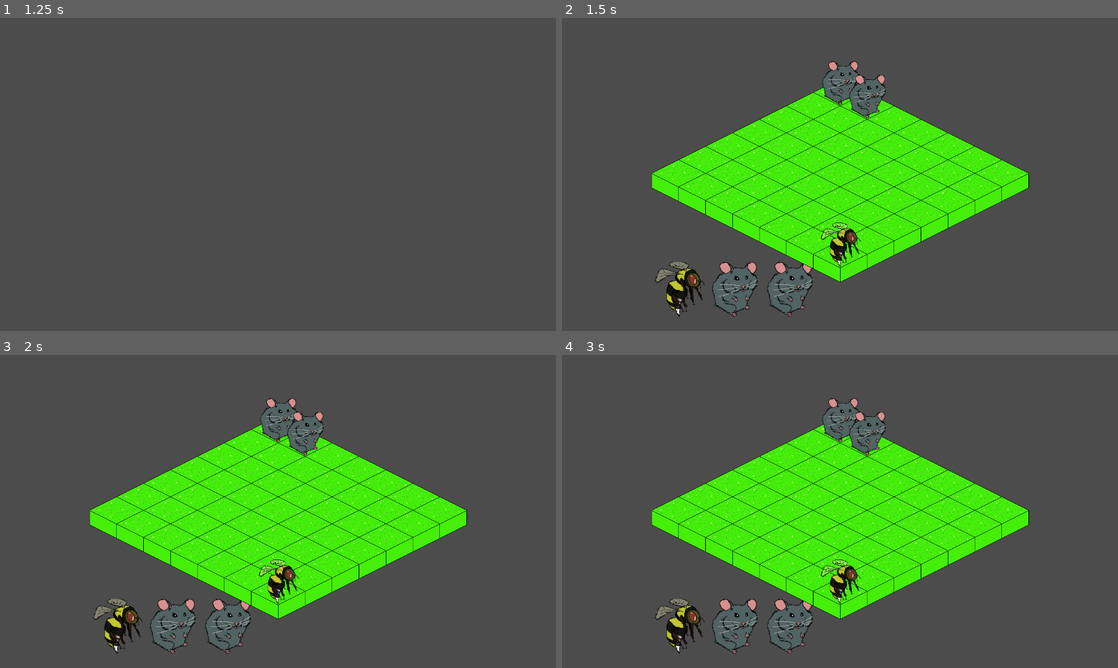
Above: before the commit, frames 1-4 (two rows, left to right).
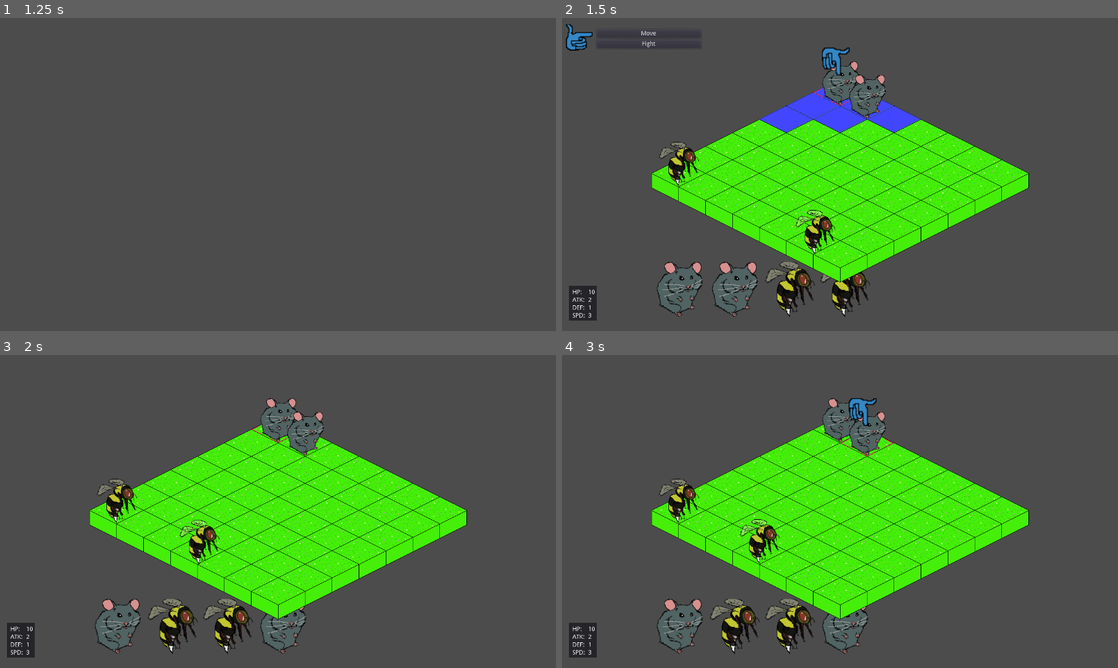
Above: after the commit, the same moments.

Repository: miishin/miipd
Game: Godot game, scene res://assets/scenes/main_menu.tscn
Same seed, same stepped clock (60 frames per second), same inputs: the game is played once before the commit and once after it.
Inputs (mouse positions are in pixels of both pictures, inside the frame that each line leads up to):
- Up to frame 1 (1.25 s): click "Start" at 0.5 s
- Up to frame 2 (1.5 s): tap Enter at 1.25 s; move the mouse to (962, 158) at 1.27 s; hold Right (ui_right) from 1.28 s (still down); hold Space (ui_select) from 1.28 s (still down); click (962, 158) at 1.42 s
- Up to frame 3 (2 s): keep holding Right (ui_right); keep holding Space (ui_select); tap Z (ui_accept) at 1.52, 1.55, 1.82 s
- Up to frame 4 (3 s): release Right (ui_right) at 2 s; release Space (ui_select) at 2 s; drag from (728, 527) to (812, 574) at 2.02 s; tap Z (ui_accept) at 2.75 s; move the mouse to (895, 442) at 2.77 s; hold Right (ui_right) from 2.78 s (still down); hold Space (ui_select) from 2.78 s (still down)

Frame 1 is identical in both runs. In frame 2, 6.7% of the frame differs, in the area x 0-65%, y 2-97%; in frame 3, 4.8%; in frame 4, 5.1%.

Commit message:
Add basic enemy AI and add animation queue (#22)
* Use animation queue to ensure only one move animation every plays

* add basic enemy ai

Diff:
--- a/assets/scenes/unit.tscn
+++ b/assets/scenes/unit.tscn
@@ -6,3 +6,4 @@
 script = ExtResource( 1 )
 
 [node name="Tween" type="Tween" parent="."]
+[connection signal="tween_completed" from="Tween" to="." method="_on_tween_completed"]
--- a/assets/scripts/board.gd
+++ b/assets/scripts/board.gd
@@ -19,10 +19,15 @@
 func _init(r : int, c : int) -> void:
 	initialize_tiles(r, c)
 	var b = bee.instance()
+	var b2 = bee.instance()
 	enemy_units.append(b)
+	enemy_units.append(b2)
 	b.occupied_tile = Vector2(6, 6)
 	b.position = convert_coordinate(b.occupied_tile)
+	b2.occupied_tile = Vector2(0, 6)
+	b2.position = convert_coordinate(b2.occupied_tile)
 	add_child(b)
+	add_child(b2)
 
 # Instantiate board tiles
 func initialize_tiles(r : int, c : int) -> void:
@@ -66,19 +71,19 @@
 			var y = (dy + tile.pos.y)
 			if y < 0 or y >= len(tiles):
 				continue
-			if tiles[x][y].is_passable() and len(_pathfinder(tiles[x][y], tile, distance)) > 0:
+			if tiles[x][y].is_passable() and len(pathfinder(tiles[x][y], tile, distance)) > 0:
 				accessible_tiles.append(tiles[x][y])
 	return accessible_tiles
 
 # Returns the list of tiles that make up a path from an origin tile to a goal tile.
-func _pathfinder(origin : Tile, destination : Tile, distance : int) -> Array:
+func pathfinder(origin : Tile, destination : Tile, distance : int) -> Array:
 	if distance < 0:
 		return []
 	if origin == destination:
 		return [origin]
 	for neighbor in origin.get_neighbors():
 		if neighbor.is_passable():
-			var neighbor_path = _pathfinder(neighbor, destination, distance - 1)
+			var neighbor_path = pathfinder(neighbor, destination, distance - 1)
 			if len(neighbor_path) > 0:
 				return [origin] + neighbor_path
 	return []
--- /dev/null
+++ b/assets/scripts/globals.gd
@@ -0,0 +1,6 @@
+extends Node
+
+var playing     : bool
+var tween_count : int
+
+var yielded_animations = []
--- a/assets/scripts/manager.gd
+++ b/assets/scripts/manager.gd
@@ -63,6 +63,8 @@
 	current_unit = turn_queue[0]
 	if current_unit in player_units:
 		player_turn = true
+	else:
+		ai_turn()
 
 func _input(event: InputEvent) -> void:
 	if !player_turn:
@@ -97,14 +99,49 @@
 		update_turn_queue()
 
 func update_turn_queue() -> void:
-	var current = turn_queue[0]
-	turn_queue = turn_queue.slice(1, len(turn_queue) - 1, 1) + [current]
+	var last_unit = turn_queue.pop_front()
+	turn_queue.push_back(last_unit)
 	current_unit = turn_queue[0]
+
+	last_unit = $TurnQueue.units.pop_front()
+	$TurnQueue.units.push_back(last_unit)
+	$TurnQueue.update()
+
+	if not (current_unit in player_units):
+		ai_turn()
 	player_turn = true
 
-	current = $TurnQueue.units[0]
-	$TurnQueue.units = $TurnQueue.units.slice(1, len(turn_queue) - 1, 1) + [current]
-	$TurnQueue.update()
+func ai_turn() -> void:
+	var closest_player = closest_unit(current_unit.occupied_tile, player_units)
+	var diff = current_unit.occupied_tile - closest_player.occupied_tile
+	diff = abs(diff.x) + abs(diff.y)
+
+	var path = board.pathfinder(board.get_tile(current_unit.occupied_tile), board.get_tile(closest_player.occupied_tile), diff)
+	path = path.slice(1, len(path) - 2) # Ignore last tile so that AI doesn't stand on top of player
+
+	if len(path) == 0:
+		current_unit.fight(closest_player)
+	else:
+		var accessible_path = path.slice(0, current_unit.mov)
+		var yielded = current_unit.move_path(board.tile_coordinates(accessible_path))
+		if yielded:
+			Globals.yielded_animations.push_back(yielded)
+		if accessible_path == path:
+			current_unit.fight(closest_player)
+		current_unit.occupied_tile = accessible_path[-1].pos
+	update_turn_queue()
+
+func closest_unit(origin : Vector2, units : Array) -> Unit:
+	var closest = units[0]
+	var diff_vector = origin - units[0].occupied_tile
+	var min_distance = abs(diff_vector.x) + abs(diff_vector.y)
+	for unit in units:
+		diff_vector = origin - unit.occupied_tile
+		var diff = abs(diff_vector.x) + abs(diff_vector.y)
+		if diff < min_distance:
+			min_distance = diff
+			closest = unit
+	return closest
 
 func move_cursor() -> void:
 	var dx = 0
@@ -158,10 +195,12 @@
 	if not board.get_tile(cursor_pos).is_highlighted():
 		return
 	var unit_tile = board.get_tile(current_unit.occupied_tile)
-	var tile_path = board._pathfinder(unit_tile, board.get_tile(cursor_pos), current_unit.mov)
-	tile_path = tile_path.slice(1, len(tile_path) - 1)
+	var tile_path = board.pathfinder(unit_tile, board.get_tile(cursor_pos), current_unit.mov)
+	tile_path.pop_front()
 	board.unhighlight_tiles(board.find_accessible_tiles(unit_tile, current_unit.mov))
-	current_unit.move_path(board.tile_coordinates(tile_path))
+	var yielded = current_unit.move_path(board.tile_coordinates(tile_path))
+	if yielded:
+		Globals.yielded_animations.push_back(yielded)
 	current_unit.occupied_tile = cursor_pos
 	action = false
 	next = true
--- a/assets/scripts/unit.gd
+++ b/assets/scripts/unit.gd
@@ -28,6 +28,10 @@
 	$Tween.start()
 
 func move_path(positions: Array) -> void:
+	while Globals.playing:
+		yield()
+	Globals.playing = true
+	Globals.tween_count = len(positions)
 	for i in range(len(positions)):
 		var start = self.position
 		if i > 0:
@@ -49,3 +53,11 @@
 	dup.sprite = self.sprite
 	dup.add_child(dup.sprite.duplicate())
 	return dup
+
+func _on_tween_completed(object, key):
+	Globals.tween_count -= 1
+	if Globals.tween_count == 0:
+		Globals.playing = false
+		if len(Globals.yielded_animations) > 0:
+			var yielded = Globals.yielded_animations.pop_front()
+			yielded.resume()
--- a/project.godot
+++ b/project.godot
@@ -9,6 +9,11 @@
 config_version=4
 
 _global_script_classes=[ {
+"base": "Node2D",
+"class": "Ability",
+"language": "GDScript",
+"path": "res://assets/scripts/ability.gd"
+}, {
 "base": "Node2D",
 "class": "Board",
 "language": "GDScript",
@@ -35,6 +40,7 @@
 "path": "res://assets/scripts/unit_list.gd"
 } ]
 _global_script_class_icons={
+"Ability": "",
 "Board": "",
 "GameWindow": "",
 "Tile": "",
@@ -47,6 +53,10 @@
 config/name="miipd"
 run/main_scene="res://assets/scenes/main_menu.tscn"
 config/icon="res://icon.png"
+
+[autoload]
+
+Globals="*res://assets/scripts/globals.gd"
 
 [display]
 
Not shown, removed: assets/scripts/x.txt
